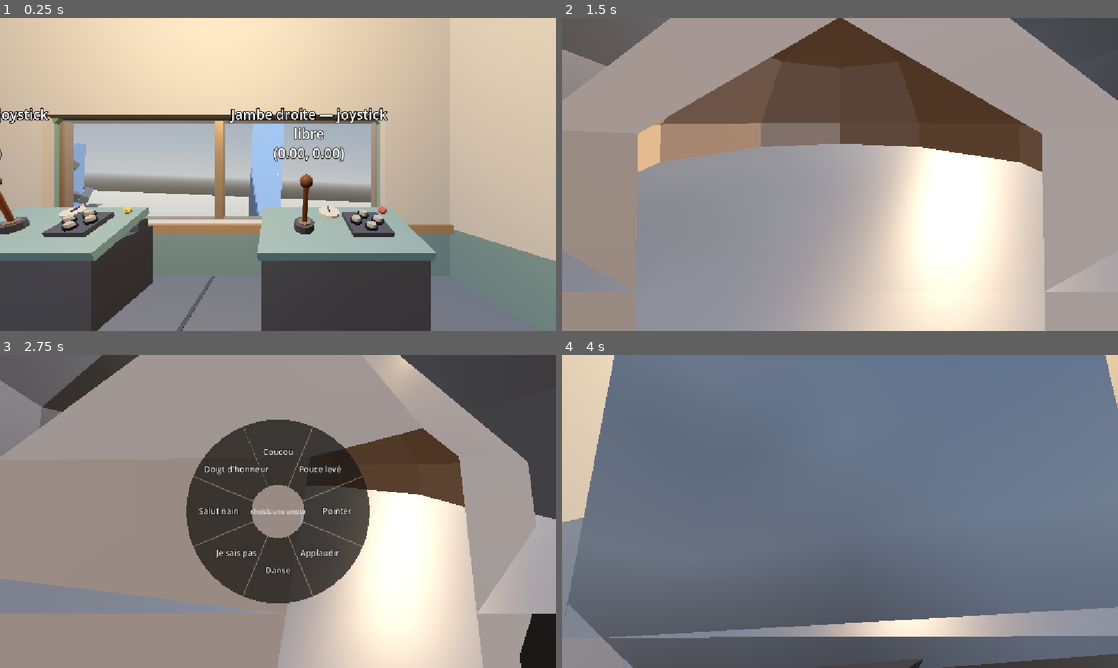
Above: before the commit, frames 1-4 (two rows, left to right).
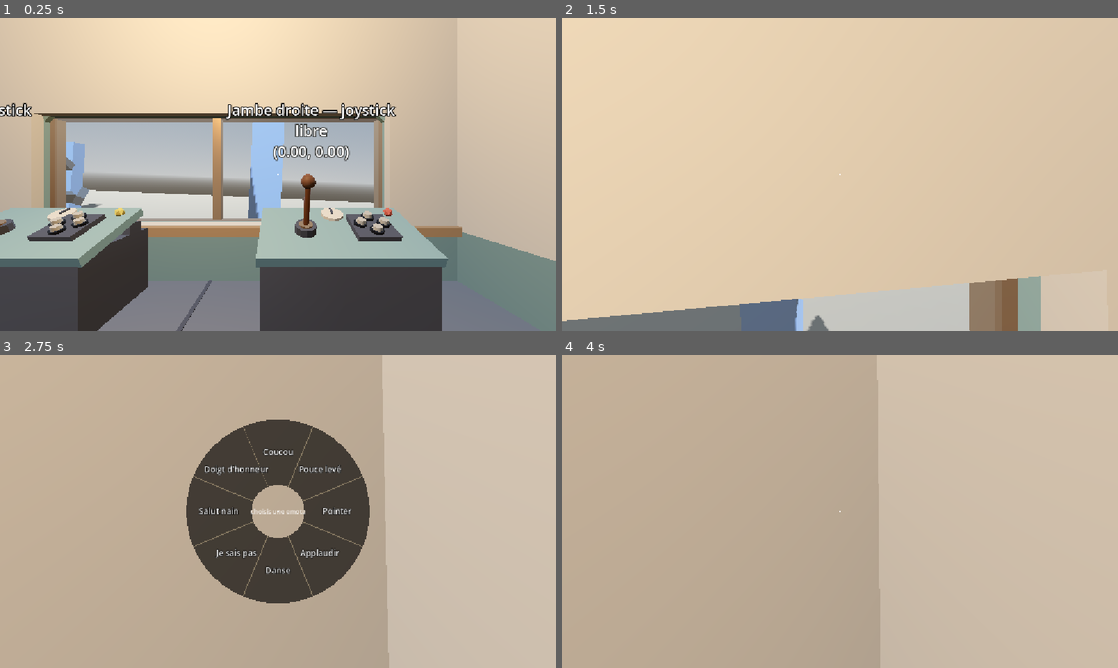
Above: after the commit, the same moments.

Repository: Marchma0/Robot-The-Bot
Game: Godot game, scene res://tests/sandbox_circulation.tscn
Same seed, same stepped clock (60 frames per second), same inputs: the game is played once before the commit and once after it. This scene is started directly instead of the project's main scene.
Inputs (mouse positions are in pixels of both pictures, inside the frame that each line leads up to):
- Up to frame 1 (0.25 s): no input
- Up to frame 2 (1.5 s): move the mouse to (867, 174) at 0.52 s; hold B (emote_wheel) 0.53-1.28 s; hold W (move_forward) from 0.53 s (still down); tap Space (jump) at 0.77 s; tap E (interact) at 0.8, 1.35 s; move the mouse to (812, 174) at 1.27 s
- Up to frame 3 (2.75 s): keep holding W (move_forward); tap Space (jump) at 1.52 s; tap B (emote_wheel) at 1.55 s; move the mouse to (289, 505) at 2.02 s; hold B (emote_wheel) from 2.03 s (still down); tap E (interact) at 2.3 s
- Up to frame 4 (4 s): keep holding W (move_forward); move the mouse to (834, 517) at 2.77 s; release B (emote_wheel) at 2.78 s; click (834, 517) at 2.85 s; tap Space (jump) at 3.02, 3.77 s; tap B (emote_wheel) at 3.05 s; move the mouse to (878, 514) at 3.52 s; tap E (interact) at 3.6 s

The runs differ from the first frame. In frame 1, 12% of the frame differs, in the area x 0-84%, y 27-100%; in frame 2, 96%; in frame 3, 83%; in frame 4, 99%, in the area x 0-100%, y 0-100%.

Commit message:
Emotes : vue à la première personne, corps visible, tête animée, main gauche corrigée
Co-Authored-By: Claude Opus 5.5 <noreply@anthropic.com>

Diff:
--- a/scenes/player/dwarf.tscn
+++ b/scenes/player/dwarf.tscn
@@ -10,9 +10,6 @@
 [sub_resource type="CapsuleShape3D" id="CapsuleShape3D_body"]
 radius = 0.35
 height = 1.2
-
-[sub_resource type="SphereShape3D" id="SphereShape3D_emote_cam"]
-radius = 0.15
 
 [sub_resource type="SceneReplicationConfig" id="SceneReplicationConfig_dwarf"]
 properties/0/path = NodePath(".:position")
@@ -66,12 +63,18 @@
 [node name="BodyModel" parent="." instance=ExtResource("2_body")]
 unique_name_in_owner = true
 
+[node name="HeadBone" type="BoneAttachment3D" parent="BodyModel/DwarfRig/Skeleton3D"]
+bone_name = "head"
+
+[node name="HeadPitch" type="Node3D" parent="BodyModel/DwarfRig/Skeleton3D/HeadBone"]
+unique_name_in_owner = true
+
+[node name="HeadModel" parent="BodyModel/DwarfRig/Skeleton3D/HeadBone/HeadPitch" instance=ExtResource("3_head")]
+unique_name_in_owner = true
+
 [node name="Head" type="Node3D" parent="."]
 unique_name_in_owner = true
-transform = Transform3D(1, 0, 0, 0, 1, 0, 0, 0, 1, 0, 0.95, 0)
-
-[node name="HeadModel" parent="Head" instance=ExtResource("3_head")]
-unique_name_in_owner = true
+transform = Transform3D(1, 0, 0, 0, 1, 0, 0, 0, 1, 0, 0.95, -0.08)
 
 [node name="Camera" type="Camera3D" parent="Head"]
 unique_name_in_owner = true
@@ -85,18 +88,6 @@
 collision_mask = 5
 collide_with_areas = true
 script = ExtResource("4_interactor")
-
-[node name="EmoteArm" type="SpringArm3D" parent="."]
-unique_name_in_owner = true
-transform = Transform3D(-1, 0, 0, 0, 0.9659, 0.2588, 0, 0.2588, -0.9659, 0, 1, 0)
-shape = SubResource("SphereShape3D_emote_cam")
-spring_length = 1.8
-margin = 0.1
-
-[node name="EmoteCamera" type="Camera3D" parent="EmoteArm"]
-unique_name_in_owner = true
-near = 0.05
-fov = 75.0
 
 [node name="Hud" type="CanvasLayer" parent="."]
 unique_name_in_owner = true
--- a/scripts/player/dwarf.gd
+++ b/scripts/player/dwarf.gd
@@ -26,6 +26,11 @@
 const CLIMB_TOP_BELOW_FLOOR: float = 0.55
 ## Durée du mouvement pour se hisser sur le plancher (s).
 const PULLUP_DURATION: float = 0.45
+## Position des yeux devant le centre du corps (m, -Z = devant) : regard droit / regard vers le bas.
+const EYE_FORWARD: float = -0.08
+const EYE_FORWARD_LOOKING_DOWN: float = -0.3
+## Inclinaison vers le bas (rad) à partir de laquelle les yeux sont tout à fait avancés.
+const LOOK_DOWN_FULL: float = deg_to_rad(60.0)
 
 @export var walk_speed: float = 3.5
 @export var ground_acceleration: float = 30.0
@@ -86,9 +91,6 @@
 var _pullup_to: Vector3 = Vector3.ZERO
 ## Emote : temps restant (s) avant la fin d'un geste.
 var _emote_time: float = 0.0
-## Caméra derrière soi active pendant une emote, et décalage d'orbite à la souris (rad).
-var _emote_cam_active: bool = false
-var _emote_orbit: Vector2 = Vector2.ZERO
 
 @onready var _head: Node3D = %Head
 @onready var _camera: Camera3D = %Camera
@@ -100,8 +102,7 @@
 @onready var _prompt_label: Label = %PromptLabel
 @onready var _crosshair: Control = %Crosshair
 @onready var _emote_wheel: EmoteWheel = %EmoteWheel
-@onready var _emote_arm: SpringArm3D = %EmoteArm
-@onready var _emote_camera: Camera3D = %EmoteCamera
+@onready var _head_pitch: Node3D = %HeadPitch
 
 
 func _enter_tree() -> void:
@@ -130,11 +131,11 @@
 		player_name = NetworkManager.get_local_player_name()
 		_interactor.add_exception(self)
 		_interactor.set_active(true)
-		_emote_arm.add_excluded_object(get_rid())
 		_interactor.prompt_changed.connect(_on_prompt_changed)
 		_interactor.button_pressed.connect(_on_button_pressed)
-		# On ne voit pas son propre corps, mais il garde son ombre.
-		for mesh: MeshInstance3D in _model_meshes():
+		# Vue à la première personne : on voit son corps (en baissant les yeux, ses gestes),
+		# mais pas sa propre tête, qui boucherait la vue (elle garde son ombre).
+		for mesh: MeshInstance3D in _meshes_of(_head_model):
 			mesh.cast_shadow = GeometryInstance3D.SHADOW_CASTING_SETTING_SHADOWS_ONLY
 		_name_label.visible = false
 		Input.mouse_mode = Input.MOUSE_MODE_CAPTURED
@@ -159,13 +160,18 @@
 			_seat_look += Vector2(motion.relative.x, -motion.relative.y) * mouse_sensitivity
 		elif _interactor.is_holding():
 			_interactor.drive_mouse(Vector2(motion.relative.x, -motion.relative.y))
-		elif _emote_cam_active:
-			_orbit_emote_camera(-motion.relative * mouse_sensitivity)
 		else:
 			_look(-motion.relative * mouse_sensitivity)
 
 
 func _process(_delta: float) -> void:
+	# La tête visible (accrochée à l'os "head", animé) suit aussi l'inclinaison du regard (répliquée).
+	_head_pitch.rotation.x = _head.rotation.x
+	if is_multiplayer_authority():
+		# Vue à la première personne : en baissant les yeux, le point de vue avance pour
+		# regarder par-dessus le ventre (sinon le haut de la tunique bouche tout l'écran).
+		var looking_down: float = clampf(-_head.rotation.x / LOOK_DOWN_FULL, 0.0, 1.0)
+		_head.position.z = lerpf(EYE_FORWARD, EYE_FORWARD_LOOKING_DOWN, looking_down)
 	# Dehors : le mécha a pu bouger depuis la dernière frame physique (son script, ou la
 	# synchronisation réseau chez un client). On se replace à chaque image affichée, sinon
 	# le nain est emporté une image sur deux (secousses).
@@ -179,10 +185,8 @@
 	_update_view(seat)
 	var busy: bool = seat != null or _interactor.get_rope() != null or _pullup_time >= 0.0 or _interactor.is_holding()
 	_update_emotes(delta, stick, busy)
-	if _emote_cam_active and not _emote_wheel.is_open():
-		_orbit_emote_camera(-stick * stick_look_speed * delta)
-	if _emote_wheel.is_open() or _emote_cam_active:
-		stick = Vector2.ZERO   # le stick droit sert à la roue / la vue ne bouge pas pendant une emote
+	if _emote_wheel.is_open():
+		stick = Vector2.ZERO   # le stick droit sert à choisir dans la roue
 	if seat != null:
 		_stay_seated(seat, Vector2(stick.x, -stick.y) * stick_look_speed * delta)
 		return
@@ -395,38 +399,12 @@
 		# Un geste s'arrête tout seul ; la danse s'arrête dès qu'on bouge.
 		if busy or _emote_time <= 0.0 or (Emotes.is_loop(anim_emote) and moving):
 			anim_emote = Emotes.NONE
-	_set_emote_camera(anim_emote != Emotes.NONE)
 
 
 func _play_emote(index: int) -> void:
 	anim_emote = index
 	anim_emote_count += 1
 	_emote_time = INF if Emotes.is_loop(index) else float(Emotes.LIST[index]["duration"])
-
-
-## Pendant une emote, la caméra passe devant le nain pour qu'on se voie (puis revient).
-func _set_emote_camera(active: bool) -> void:
-	if active == _emote_cam_active:
-		return
-	_emote_cam_active = active
-	_emote_orbit = Vector2.ZERO
-	_orbit_emote_camera(Vector2.ZERO)
-	if active:
-		_emote_camera.current = true
-	elif _interactor.get_seat() == null:
-		_camera.current = true
-	_crosshair.visible = not active
-	var shadow_mode: GeometryInstance3D.ShadowCastingSetting = GeometryInstance3D.SHADOW_CASTING_SETTING_ON \
-		if active else GeometryInstance3D.SHADOW_CASTING_SETTING_SHADOWS_ONLY
-	for mesh: MeshInstance3D in _model_meshes():
-		mesh.cast_shadow = shadow_mode
-
-
-## Fait tourner la caméra d'emote autour du nain (x = autour de lui, y = plus haut / plus bas).
-func _orbit_emote_camera(change: Vector2) -> void:
-	_emote_orbit.x += change.x
-	_emote_orbit.y = clampf(_emote_orbit.y + change.y, -0.6, 0.5)
-	_emote_arm.basis = Basis(Vector3.UP, PI + _emote_orbit.x) * Basis(Vector3.RIGHT, deg_to_rad(-15.0) + _emote_orbit.y)
 
 
 ## Levier tenu : la vue tourne exactement du même angle que le levier, en même temps
@@ -478,8 +456,11 @@
 
 
 func _model_meshes() -> Array[MeshInstance3D]:
+	return _meshes_of(_body_model) + _meshes_of(_head_model)
+
+
+func _meshes_of(model: Node3D) -> Array[MeshInstance3D]:
 	var meshes: Array[MeshInstance3D] = []
-	for model: Node3D in [_body_model, _head_model]:
-		for node: Node in model.find_children("*", "MeshInstance3D", true, false):
-			meshes.append(node as MeshInstance3D)
+	for node: Node in model.find_children("*", "MeshInstance3D", true, false):
+		meshes.append(node as MeshInstance3D)
 	return meshes
--- a/scripts/player/dwarf_animator.gd
+++ b/scripts/player/dwarf_animator.gd
@@ -23,7 +23,7 @@
 const ARM_TRACK: NodePath = ^"DwarfRig/Skeleton3D:arm_R"
 ## Os animés par les gestes (emotes) : tout le haut du corps, doigts compris.
 const UPPER_BODY_TRACKS: Array[NodePath] = [
-	^"DwarfRig/Skeleton3D:torso",
+	^"DwarfRig/Skeleton3D:torso", ^"DwarfRig/Skeleton3D:head",
 	^"DwarfRig/Skeleton3D:arm_L", ^"DwarfRig/Skeleton3D:arm_R",
 	^"DwarfRig/Skeleton3D:finger_L", ^"DwarfRig/Skeleton3D:finger_R",
 	^"DwarfRig/Skeleton3D:thumb_L", ^"DwarfRig/Skeleton3D:thumb_R",
Binary file changed: assets/models/dwarf_body.glb
Not shown, changed: blender/dwarf.blend
Not shown, changed: docs/decisions.md
